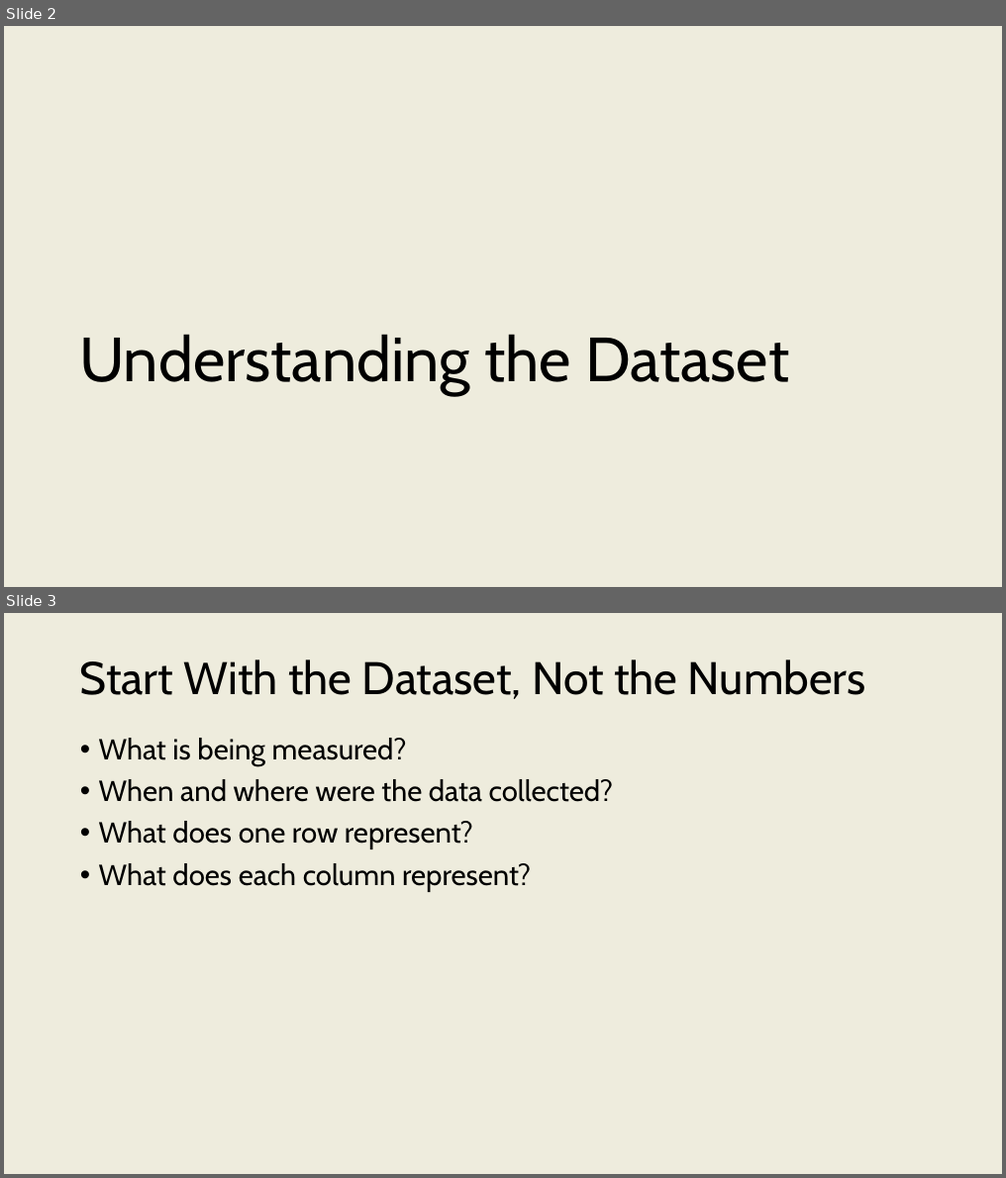
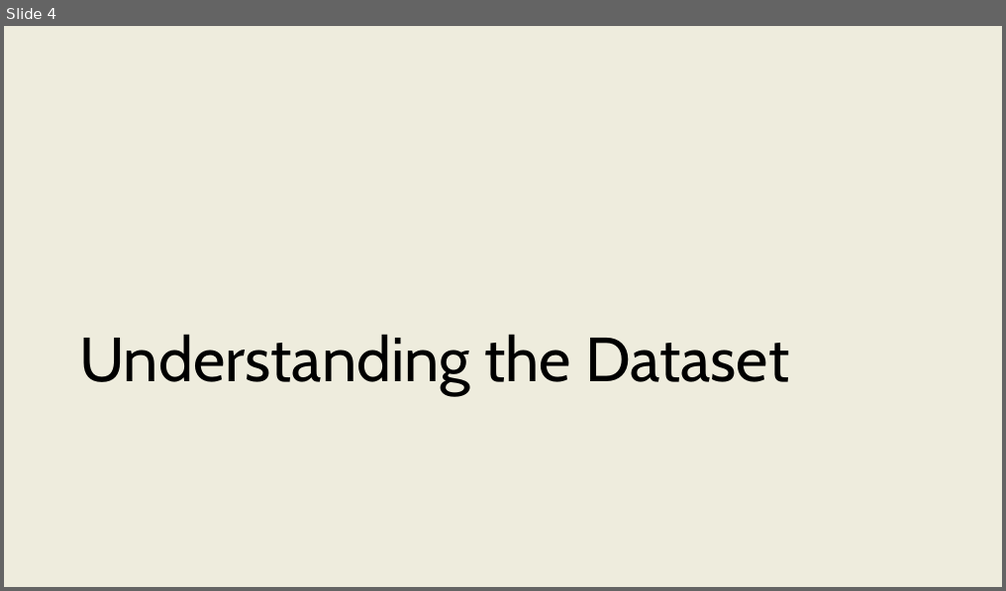
Before and after one commit to onishisaryu/HES-3000-Sports-Data-Analytics, a slide deck: pptx/Lecture7.pptx. Shown one above the other, each under a label of ours: slides 2 and 3 before the commit, slide 4 after it. The pictures are 1006x1178 and 1006x591 pixels, drawn with LibreOffice and Linux fonts; fonts in the diff are those of the drawing. Boxes give left, top, right and bottom in pixels: in the first picture for what was removed or moved away, otherwise in the second. Text is boxed around its words. In the diff, an @@ line names an element or a change of style, - is before the commit and + after.

```diff
--- a/pptx/Lecture7.pptx
+++ b/pptx/Lecture7.pptx
@@ slide 3 removed at (4,613,1002,1174), background #EEECDD @@
@@ title removed at (80,660,866,699) @@
-Start With the Dataset, Not the Numbers
@@ text removed at (99,738,613,892) @@
-• What is being measured?
-• When and where were the data collected?
-• What does one row represent?
-• What does each column represent?
@@ what was slide 2 is now slide 4 @@
```
Also in this commit, not shown: 2 slides added, 27 other slides removed.
